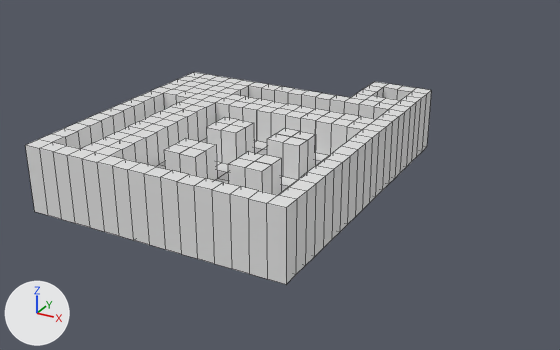
Two versions of the FBX model Assets/Source/SimpleTile.fbx, one commit apart.
Camera for both pictures: a camera (50 mm lens) standing at (4.43, -20.81, 8.68) and looking at (-5.81, -2.19, -0.64). Arrows for +X, +Y and +Z are at lower left; the lights stay in place. Mesh edges are drawn as thin lines. Where no turn or scale is listed for an object, it has been applied to the vertices. Vertices at the same position are counted once.

Script lines for the objects in view, before the commit:
```python
ob_cube_002 = bpy.data.objects.new('Cube.002', me_cube_002)
ob_cube_002.location = (-4.0, 2.0, 0.0)
ob_cube_003 = bpy.data.objects.new('Cube.003', me_cube_003)
ob_cube_003.location = (-4.0, 0.0, 0.0)
ob_cube_005 = bpy.data.objects.new('Cube.005', me_cube_005)
ob_cube_005.location = (-6.0, 0.0, 0.0)
ob_cube_007 = bpy.data.objects.new('Cube.007', me_cube_007)
ob_cube_007.location = (-10.0, -6.0, 0.0)
ob_cube_011 = bpy.data.objects.new('Cube.011', me_cube_011)
ob_cube_011.location = (-4.0, -2.0, 0.0)
ob_cube_014 = bpy.data.objects.new('Cube.014', me_cube_014)
ob_cube_014.location = (-4.0, -4.0, 0.0)
ob_cube_015 = bpy.data.objects.new('Cube.015', me_cube_015)
ob_cube_015.location = (-8.0, -6.0, 0.0)
ob_cube_016 = bpy.data.objects.new('Cube.016', me_cube_016)
ob_cube_016.location = (-6.0, -6.0, 0.0)
ob_cube_017 = bpy.data.objects.new('Cube.017', me_cube_017)
ob_cube_017.location = (-4.0, -6.0, 0.0)
# also in view: 'Cube.009' at (-8.0, -2.0, 0.0); 'Cube.012' at (-8.0, -4.0, 0.0); 'Cube.006' at (-10.0, -4.0, 0.0); 'Cube.004' at (-8.0, 0.0, 0.0); 'Cube.010' at (-6.0, -2.0, 0.0)
```
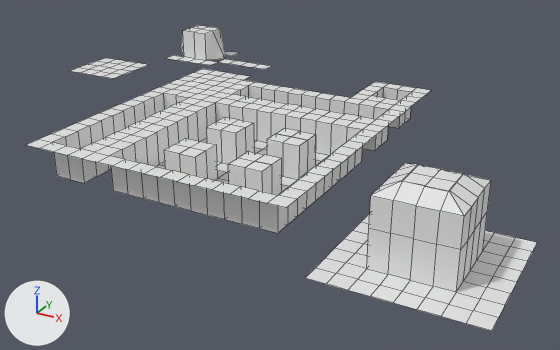
Edits to the bpy script that builds the scene:
```text
Change me_cube_016:
    remove me_cube_016.from_pydata(...)  # 61 vertices, 46 faces; spans x -1.0..1.0, y -1.0..1.0, z -1.0..1.0
    add me_cube_016.from_pydata(...)  # 36 vertices, 24 faces; spans x -1.0..1.0, y -1.0..1.0, z 0.0..1.0
    me_cube_016 part 8
    25 vertices are removed from x -1.0..1.0, y -1.0..1.0, z -1.0
    22 faces are deleted
Change me_cube_011:
    remove me_cube_011.from_pydata(...)  # 60 vertices, 46 faces; spans x -1.0..1.0, y -1.0..1.0, z -1.0..1.0
    add me_cube_011.from_pydata(...)  # 35 vertices, 24 faces; spans x -1.0..1.0, y -1.0..1.0, z 0.0..1.0
    me_cube_011 part 4
    25 vertices are removed from x -1.0..1.0, y -1.0..1.0, z -1.0
    22 faces are deleted
Change me_cube_014:
    remove me_cube_014.from_pydata(...)  # 61 vertices, 45 faces; spans x -1.0..1.0, y -1.0..1.0, z -1.0..1.0
    add me_cube_014.from_pydata(...)  # 36 vertices, 24 faces; spans x -1.0..1.0, y -1.0..1.0, z 0.0..1.0
    me_cube_014 part 5
    25 vertices are removed from x -1.0..1.0, y -1.0..1.0, z -1.0
    21 faces are deleted
Change me_cube_002:
    remove me_cube_002.from_pydata(...)  # 58 vertices, 52 faces; spans x -1.0..1.0, y -1.0..1.0, z -1.0..1.0
    add me_cube_002.from_pydata(...)  # 33 vertices, 24 faces; spans x -1.0..1.0, y -1.0..1.0, z 0.08..1.0
    me_cube_002 part 6
    25 vertices are removed from x -1.0..1.0, y -1.0..1.0, z -1.0
    28 faces are deleted
Change me_cube_017:
    remove me_cube_017.from_pydata(...)  # 60 vertices, 49 faces; spans x -1.0..1.0, y -1.0..1.0, z -1.0..1.0
    add me_cube_017.from_pydata(...)  # 35 vertices, 24 faces; spans x -1.0..1.0, y -1.0..1.0, z 0.0..1.0
    me_cube_017 part 2
    25 vertices are removed from x -1.0..1.0, y -1.0..1.0, z -1.0
    25 faces are deleted
Change me_cube_007:
    remove me_cube_007.from_pydata(...)  # 59 vertices, 52 faces; spans x -1.0..1.0, y -1.0..1.0, z -1.0..1.0
    add me_cube_007.from_pydata(...)  # 34 vertices, 24 faces; spans x -1.0..1.0, y -1.0..1.0, z 0.0..1.0
    me_cube_007 part 3
    25 vertices are removed from x -1.0..1.0, y -1.0..1.0, z -1.0
    28 faces are deleted
Change me_cube_015:
    remove me_cube_015.from_pydata(...)  # 60 vertices, 49 faces; spans x -1.0..1.0, y -1.0..1.0, z -1.0..1.0
    add me_cube_015.from_pydata(...)  # 35 vertices, 24 faces; spans x -1.0..1.0, y -1.0..1.0, z 0.0..1.0
    me_cube_015 part 7
    25 vertices are removed from x -1.0..1.0, y -1.0..1.0, z -1.0
    25 faces are deleted
Change me_cube_003:
    remove me_cube_003.from_pydata(...)  # 59 vertices, 52 faces; spans x -1.0..1.0, y -1.0..1.0, z -1.0..1.0
    add me_cube_003.from_pydata(...)  # 34 vertices, 24 faces; spans x -1.0..1.0, y -1.0..1.0, z 0.0..1.0
    me_cube_003 part 1
    25 vertices are removed from x -1.0..1.0, y -1.0..1.0, z -1.0
    28 faces are deleted
Add ob_cube_020:
    ob_cube_020 = bpy.data.objects.new('Cube.020', me_cube_029)  # 40 vertices, 28 faces; spans x -1.0..1.0, y -1.0..1.0, z 0.0..2.0; in mat_material_026 (white #e7e7e7)
    ob_cube_020.location = (-1.0, -7.0, 0.0)
Add ob_cube_024:
    ob_cube_024 = bpy.data.objects.new('Cube.024', me_cube_033)  # 22 vertices, 8 faces; spans x -1.0..1.0, y -1.0..1.0, z 1.0; in mat_material_028 (white #e7e7e7)
    ob_cube_024.location = (-10.0, 2.0, 0.0)
Add ob_cube_019:
    ob_cube_019 = bpy.data.objects.new('Cube.019', me_cube_028)  # 40 vertices, 28 faces; spans x -1.0..1.0, y -1.0..1.0, z 0.0..2.0; in mat_material_026 (white #e7e7e7)
    ob_cube_019.location = (-1.0, -5.0, 0.0)
Add ob_cube_022:
    ob_cube_022 = bpy.data.objects.new('Cube.022', me_cube_031)  # 40 vertices, 28 faces; spans x -1.0..1.0, y -1.0..1.0, z 0.0..2.0; in mat_material_026 (white #e7e7e7)
    ob_cube_022.location = (1.0, -5.0, 0.0)
Add ob_cube_023:
    ob_cube_023 = bpy.data.objects.new('Cube.023', me_cube_032)  # 31 vertices, 20 faces; spans x -1.0..1.0, y -1.0..1.0, z -1.0..0.0; in mat_material_027 (white #e7e7e7)
    ob_cube_023.location = (-12.0, 3.0, 2.0)
Add ob_cube_000:
    ob_cube_000 = bpy.data.objects.new('Cube.000', me_cube_020)  # 25 vertices, 16 faces; spans x -1.0..1.0, y -1.0..1.0, z -1.0; in mat_material_019 (white #e7e7e7)
    ob_cube_000.location = (-14.0, 0.0, 2.0)
Add ob_cube_021:
    ob_cube_021 = bpy.data.objects.new('Cube.021', me_cube_030)  # 40 vertices, 28 faces; spans x -1.0..1.0, y -1.0..1.0, z 0.0..2.0; in mat_material_026 (white #e7e7e7)
    ob_cube_021.location = (1.0, -7.0, 0.0)
```

Where the change shows, as pixel boxes [x1, y1, x2, y2] in the pictures (560 x 350 px):
'Cube.017', reshaped (41% shorter): before [212, 161, 325, 284]; after [212, 161, 325, 233]
'Cube.021', added: after [394, 177, 517, 331]
'Cube.020', added: after [306, 173, 433, 303]
'Cube.016', reshaped (38% shorter): before [144, 147, 254, 263]; after [144, 147, 254, 219]
'Cube.015', reshaped (39% shorter): before [82, 135, 190, 245]; after [82, 135, 190, 202]
'Cube.007', reshaped (42% shorter): before [25, 123, 131, 227]; after [26, 123, 131, 183]
'Cube.014', reshaped (35% shorter): before [256, 137, 358, 248]; after [256, 137, 357, 209]
'Cube.011', reshaped (36% shorter): before [292, 116, 386, 217]; after [292, 116, 385, 180]
'Cube.022', added: after [434, 169, 537, 282]
'Cube.003', reshaped (42% shorter): before [324, 98, 410, 190]; after [324, 98, 410, 151]
'Cube.002', reshaped (45% shorter): before [351, 82, 431, 167]; after [351, 82, 431, 128]
'Cube.023', added: after [166, 25, 238, 65]
'Cube.000', added: after [70, 58, 148, 79]
'Cube.019', added: after [344, 163, 440, 245]
'Cube.024', added: after [196, 59, 271, 80]
part 1 of me_cube_003, deleted: before [382, 108, 410, 190]
part 2 of me_cube_017, deleted: before [212, 177, 325, 284]
part 3 of me_cube_007, deleted: before [25, 145, 89, 227]
part 4 of me_cube_011, deleted: before [355, 127, 386, 217]
part 5 of me_cube_014, deleted: before [323, 150, 358, 248]
part 6 of me_cube_002, deleted: before [406, 91, 431, 167]
part 7 of me_cube_015, deleted: before [82, 159, 149, 245]
part 8 of me_cube_016, deleted: before [144, 174, 214, 263]
